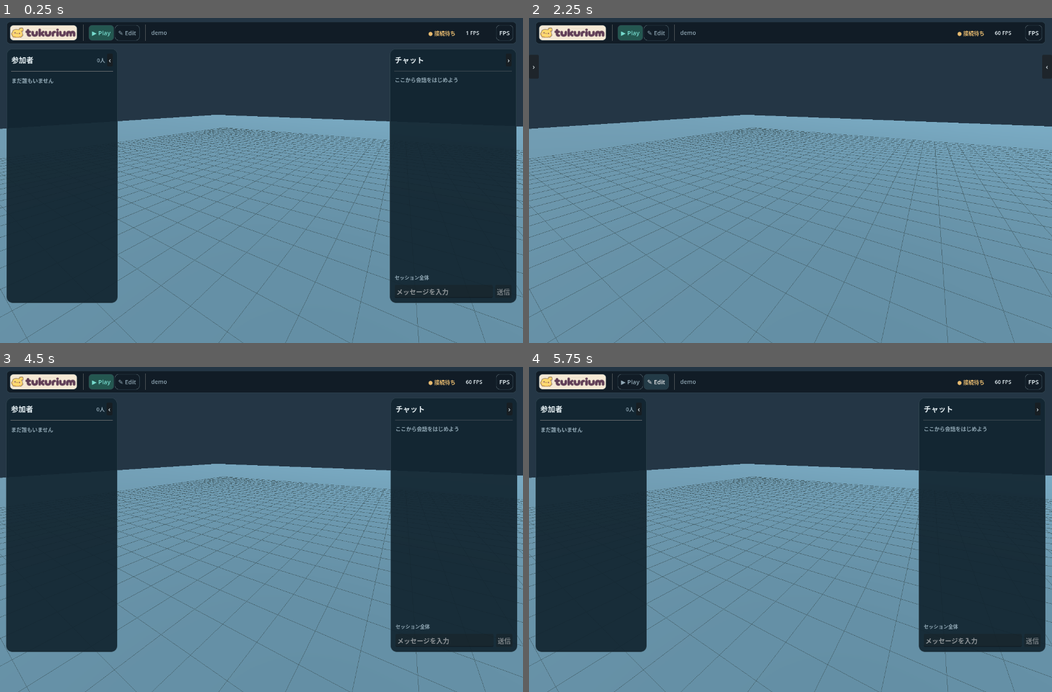
Above: before the commit, frames 1-4 (two rows, left to right).
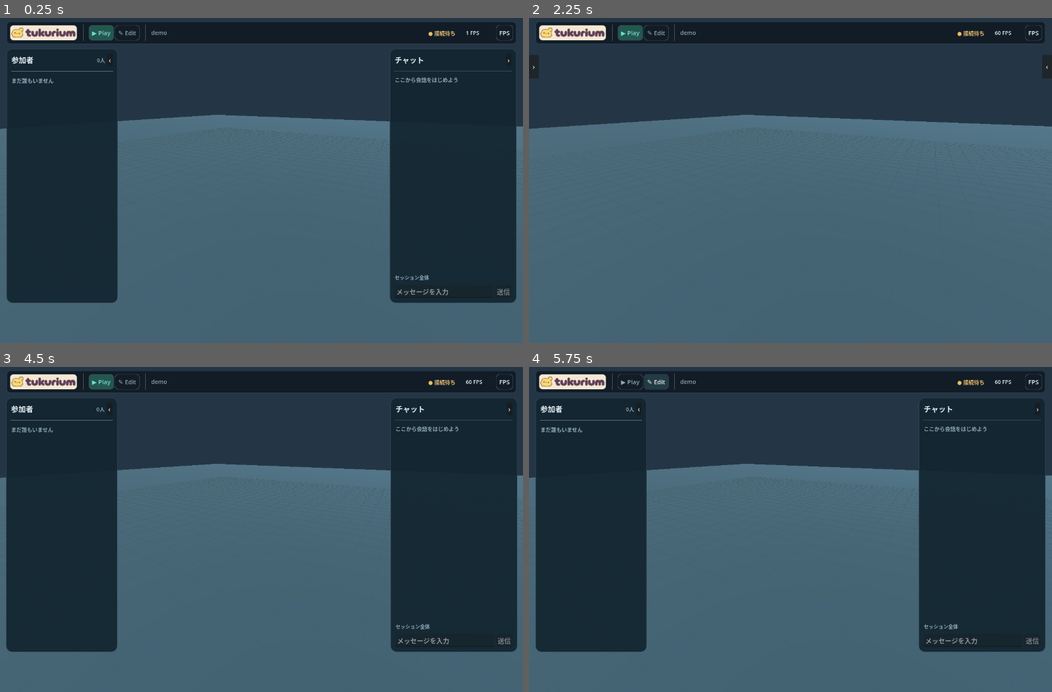
Above: after the commit, the same moments.

Repository: HutsuNoNingen/tukurium
Game: Godot game, scene res://main.tscn
The game is run twice, just before and just after one commit, with the same random seed, the same clock (stepped at 60 frames per second) and the same inputs.
Inputs:
- Up to frame 1 (0.25 s): no input
- Up to frame 2 (2.25 s): click "▶ Play" at 0.5 s; click "▶ Play" at 1.25 s; click "‹" at 2 s
- Up to frame 3 (4.5 s): click "›" at 2.75 s; click "›" at 3.5 s; click "‹" at 4.25 s
- Up to frame 4 (5.75 s): click "✎ Edit" at 5 s

The runs differ from the first frame. In frame 1, 42% of the frame differs, in the area x 0-100%, y 29-100%; in frame 2, 66%; in frame 3, 42%; in frame 4, 42%.

Commit message:
Tone down world and avatar brightness

Diff:
--- a/client-godot/avatar.gd
+++ b/client-godot/avatar.gd
@@ -59,7 +59,7 @@
 	var material := StandardMaterial3D.new()
 	material.albedo_texture = load("res://assets/oekaki/sample.png")
 	paint_material = material
-	material.albedo_color = Color(1.8, 1.8, 1.8, 1.0)
+	material.albedo_color = Color.WHITE
 	material.shading_mode = BaseMaterial3D.SHADING_MODE_UNSHADED
 	material.transparency = BaseMaterial3D.TRANSPARENCY_ALPHA_SCISSOR
 	material.alpha_scissor_threshold = 0.5
--- a/client-godot/main.gd
+++ b/client-godot/main.gd
@@ -198,12 +198,12 @@
 	settings.background_color = Color("243645")
 	settings.ambient_light_source = Environment.AMBIENT_SOURCE_COLOR
 	settings.ambient_light_color = Color("b7d3e0")
-	settings.ambient_light_energy = 0.65
+	settings.ambient_light_energy = 0.3
 	environment.environment = settings
 	add_child(environment)
 	var sun := DirectionalLight3D.new()
 	sun.rotation_degrees = Vector3(-55, -30, 0)
-	sun.light_energy = 1.8
+	sun.light_energy = 0.9
 	sun.shadow_enabled = true
 	add_child(sun)
 	var floor_mesh := MeshInstance3D.new()
